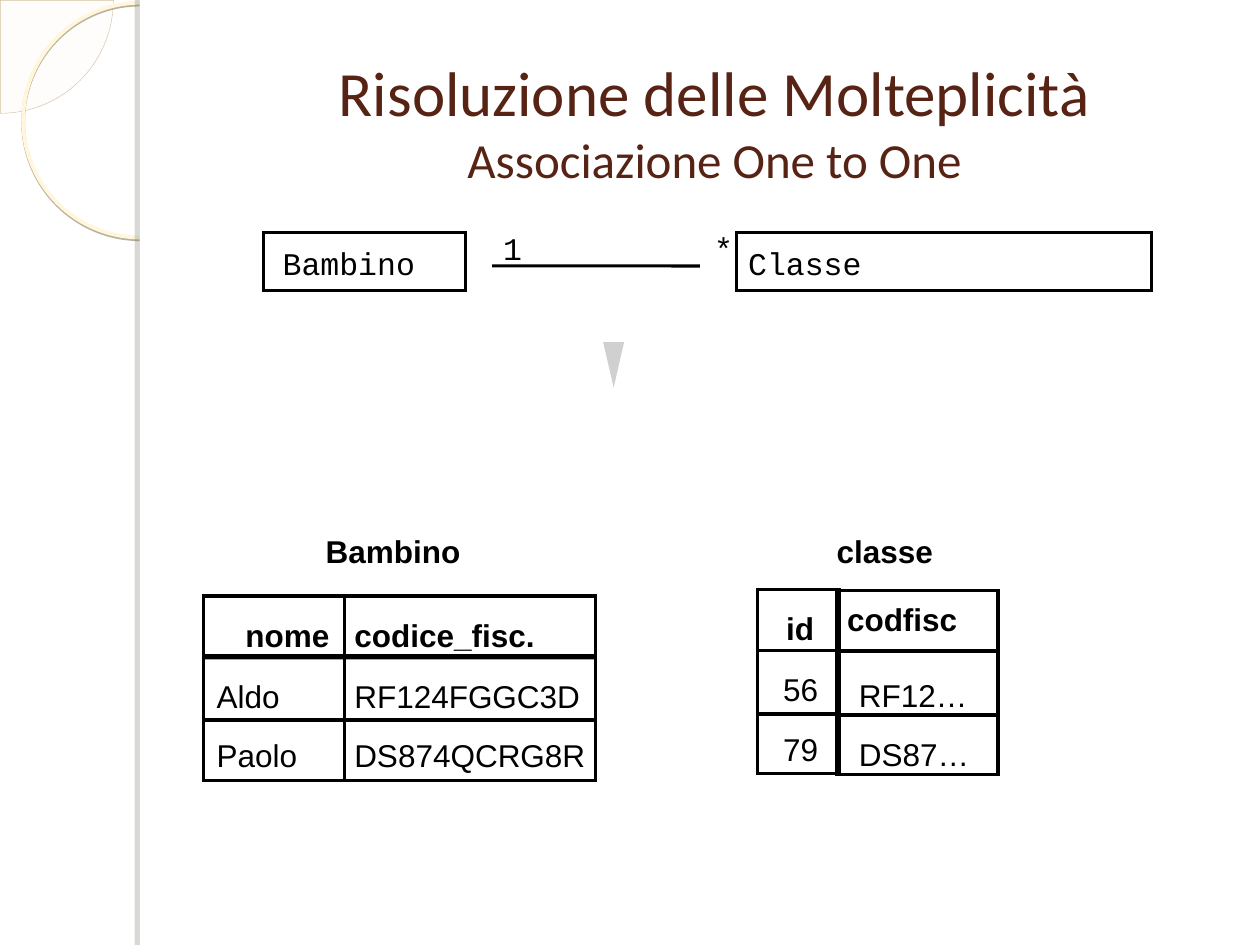
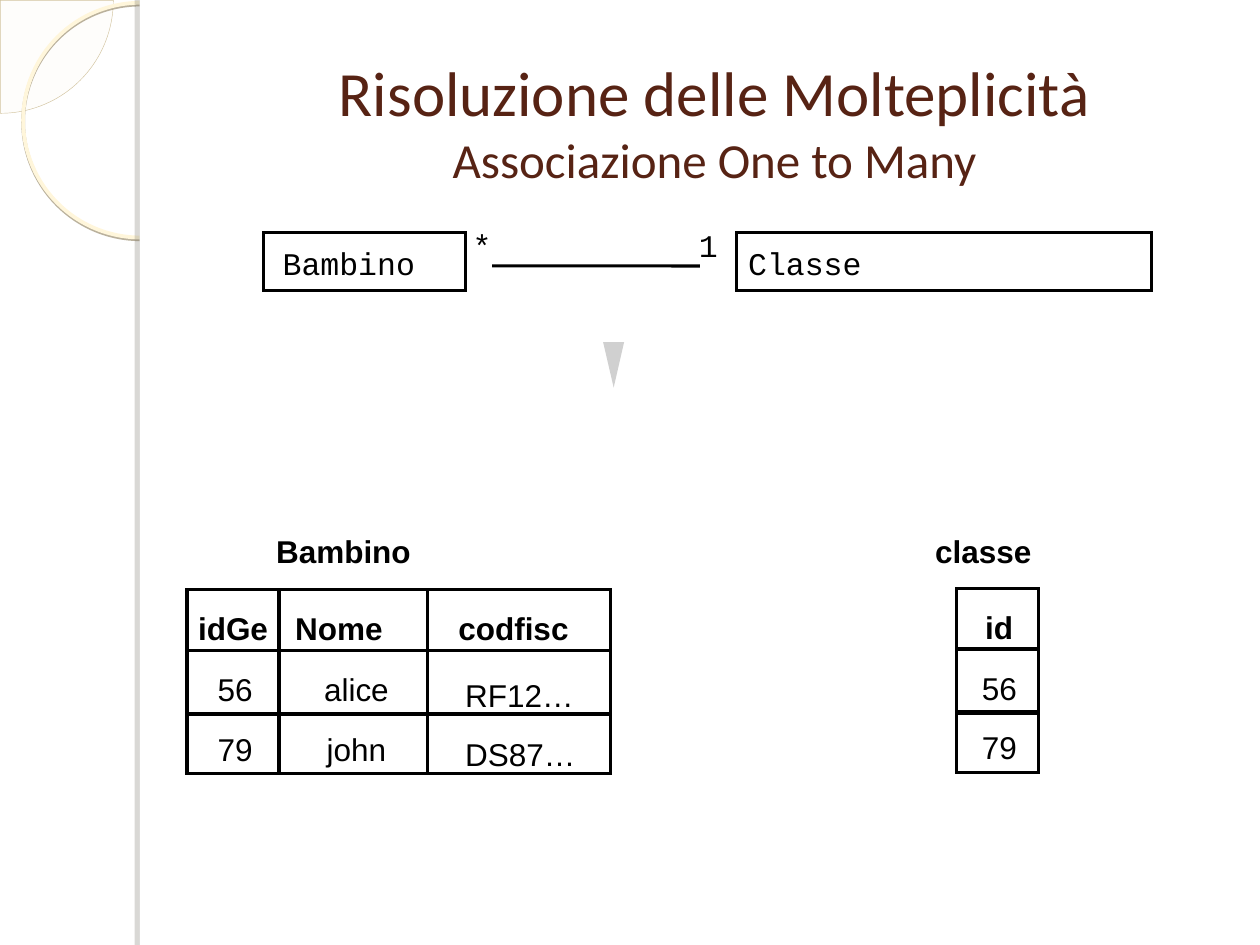
Before and after one commit to ammirate/at-silo, a slide deck: slide 13 of documenti_comuni/PresentazioneDB.ppt. Drawn at 1260x945 pixels with LibreOffice and Linux fonts; fonts in the diff are those of the drawing; grey boxes stand for pictures; background and template pictures are left out. Boxes give left, top, right and bottom in pixels: in the first picture for what was removed or moved away, otherwise in the second. Text is boxed around its words. In the diff, an @@ line names an element or a change of style, - is before the commit and + after.

Commit message:
[WR] PresentazioneDB.ppt

```diff
--- a/documenti_comuni/PresentazioneDB.ppt
+++ b/documenti_comuni/PresentazioneDB.ppt
@@ title at <box>339,72,1090,186</box>: text changed @@
-Risoluzione delle Molteplicità
-Associazione One to One
+Risoluzione delle Molteplicità
+Associazione One to Many
@@ text "*": place and size @@
-text "*" at <box>714,229,731,267</box>
+text "*" at <box>472,227,489,265</box>
@@ text "1": place and size @@
-text "1" at <box>503,239,522,268</box>
+text "1" at <box>699,236,718,267</box>
@@ text "Bambino": place and size @@
-text "Bambino" at <box>326,540,461,564</box>
+text "Bambino" at <box>276,540,411,564</box>
@@ text "Bambino" at <box>276,540,411,564</box>: alignment centre to left @@
@@ text "classe": place and size @@
-text "classe" at <box>837,540,933,564</box>
+text "classe" at <box>935,540,1031,564</box>
@@ rectangle: place and size @@
-rectangle at <box>759,590,840,650</box>
+rectangle at <box>186,590,278,650</box>
@@ rectangle: place and size @@
-rectangle at <box>203,596,344,656</box>
+rectangle at <box>278,590,427,650</box>
@@ rectangle: place and size @@
-rectangle at <box>345,596,596,656</box>
+rectangle at <box>427,590,610,650</box>
@@ rectangle: place and size @@
-rectangle at <box>837,591,998,651</box>
+rectangle at <box>956,588,1038,649</box>
@@ text at <box>198,617,268,641</box>: text changed; bold on @@
-Paolo
+idGe
@@ text at <box>295,618,382,641</box>: text changed @@
-nome
+Nome
@@ text "codfisc": place and size @@
-text "codfisc" at <box>847,608,957,632</box>
+text "codfisc" at <box>458,617,568,641</box>
@@ rectangle: place and size @@
-rectangle at <box>759,713,840,774</box>
+rectangle at <box>186,650,278,714</box>
@@ group removed at <box>203,624,596,773</box>: 4 texts, 1 line @@
-codice_fisc.
-Aldo
-RF124FGGC3D
-DS874QCRG8R
@@ rectangle: place and size @@
-rectangle at <box>203,656,344,721</box>
+rectangle at <box>278,650,427,714</box>
@@ rectangle: place and size @@
-rectangle at <box>759,650,840,714</box>
+rectangle at <box>427,650,610,714</box>
@@ rectangle: place and size @@
-rectangle at <box>837,714,998,775</box>
+rectangle at <box>956,649,1038,713</box>
@@ text "RF12…" rewrapped from <box>859,685,967,707</box> to <box>465,685,573,713</box> @@
@@ 3 texts: place and size @@
-3 texts at <box>783,617,818,762</box>
+3 texts at <box>982,616,1017,760</box>
@@ rectangle: place and size @@
-rectangle at <box>837,651,998,716</box>
+rectangle at <box>186,713,278,774</box>
@@ rectangle: place and size @@
-rectangle at <box>203,719,344,780</box>
+rectangle at <box>278,713,427,774</box>
@@ rectangle: place and size @@
-rectangle at <box>345,719,596,780</box>
+rectangle at <box>427,713,610,774</box>
@@ rectangle: place and size @@
-rectangle at <box>345,656,596,721</box>
+rectangle at <box>956,712,1038,772</box>
@@ group added at <box>218,678,389,767</box>: 4 texts @@
+56
+alice
+79
+john
@@ text "DS87…": place and size @@
-text "DS87…" at <box>859,744,969,767</box>
+text "DS87…" at <box>465,744,575,767</box>
```
